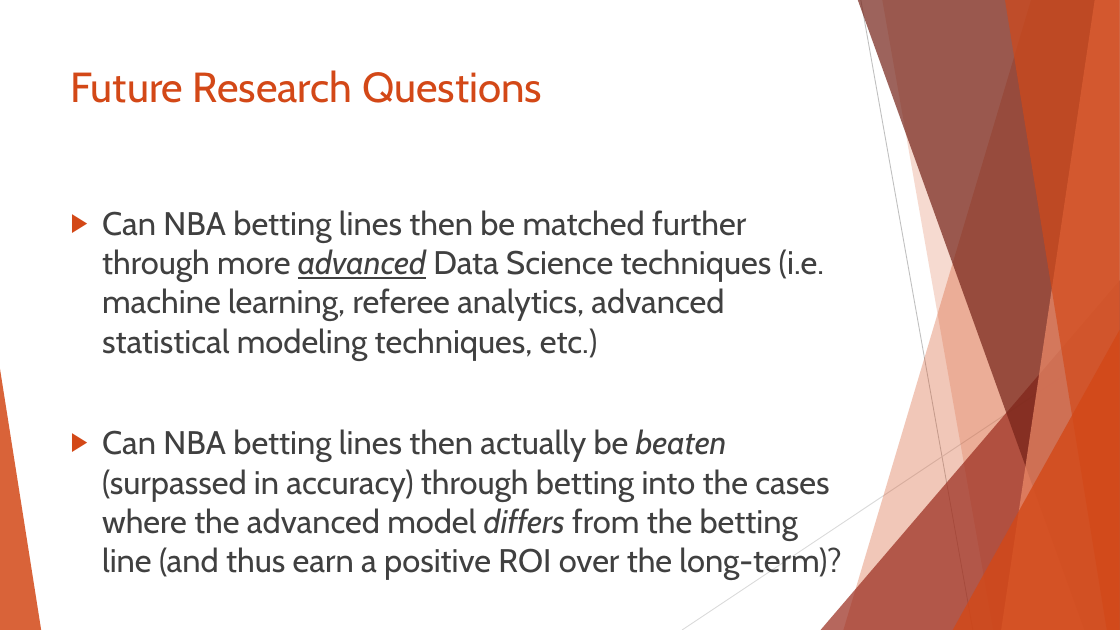
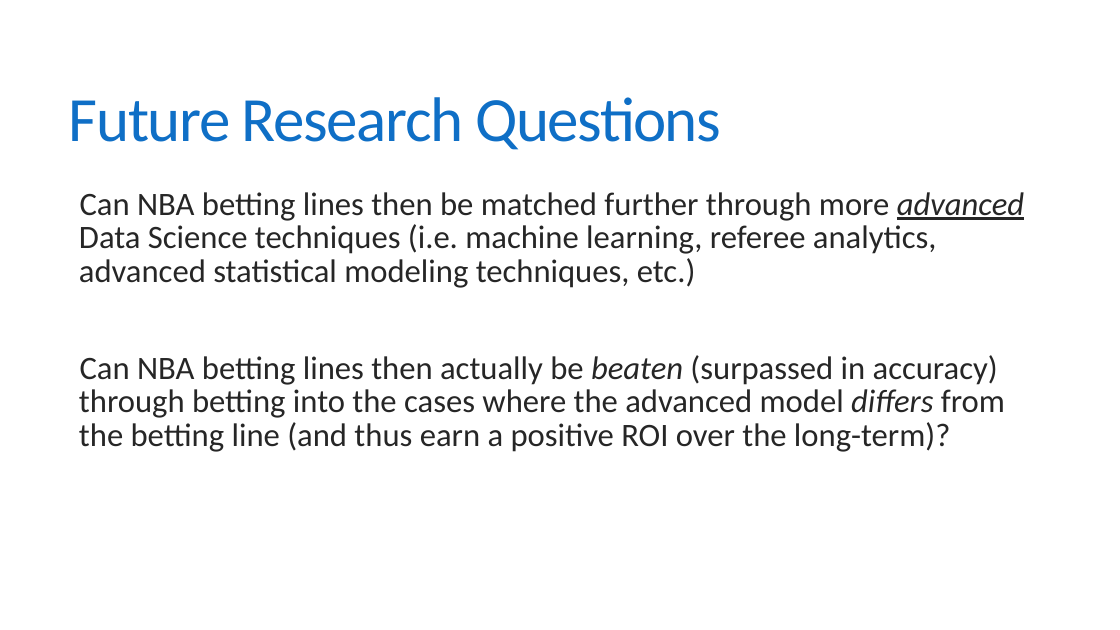
Before and after one commit to dlgoldman/DS-SF-30, a slide deck: slide 4 of final-project/3/Final_Project_3_David_Goldman.pptx. Drawn at 1120x630 pixels with LibreOffice and Linux fonts; fonts in the diff are those of the drawing. Boxes give left, top, right and bottom in pixels: in the first picture for what was removed or moved away, otherwise in the second. Text is boxed around its words. In the diff, an @@ line names an element or a change of style, - is before the commit and + after.

```diff
--- a/final-project/3/Final_Project_3_David_Goldman.pptx
+++ b/final-project/3/Final_Project_3_David_Goldman.pptx
@@ title "Future Research Questions": place and size @@
-title "Future Research Questions" at [71,70,542,103]
+title "Future Research Questions" at [69,97,721,150]
@@ title "Future Research Questions" at [69,97,721,150]: size 36 to 54 pt, font Cabin to Calibri, text colour #D34817 to #0F6FC6, letter spacing 0 to -1.2 pt; line spacing 1 to 0.85; vertical alignment top to middle @@
@@ text "Can NBA betting lines then ...": place and size @@
-text "Can NBA betting lines then ..." at [102,210,841,580]
+text "Can NBA betting lines then ..." at [79,192,1024,452]
@@ text "Can NBA betting lines then ..." at [79,192,1024,452]: font Cabin to Calibri, text colour #404040 to #262626; bullet ▶ to  ; line spacing 1 to 0.85; more space between paragraphs @@
@@ group removed at [0,0,1120,630]: 5 freeform shapes, 3 triangles, 2 lines @@
```
Also in this commit, not shown: 10 other slides changed, 2 other files.
